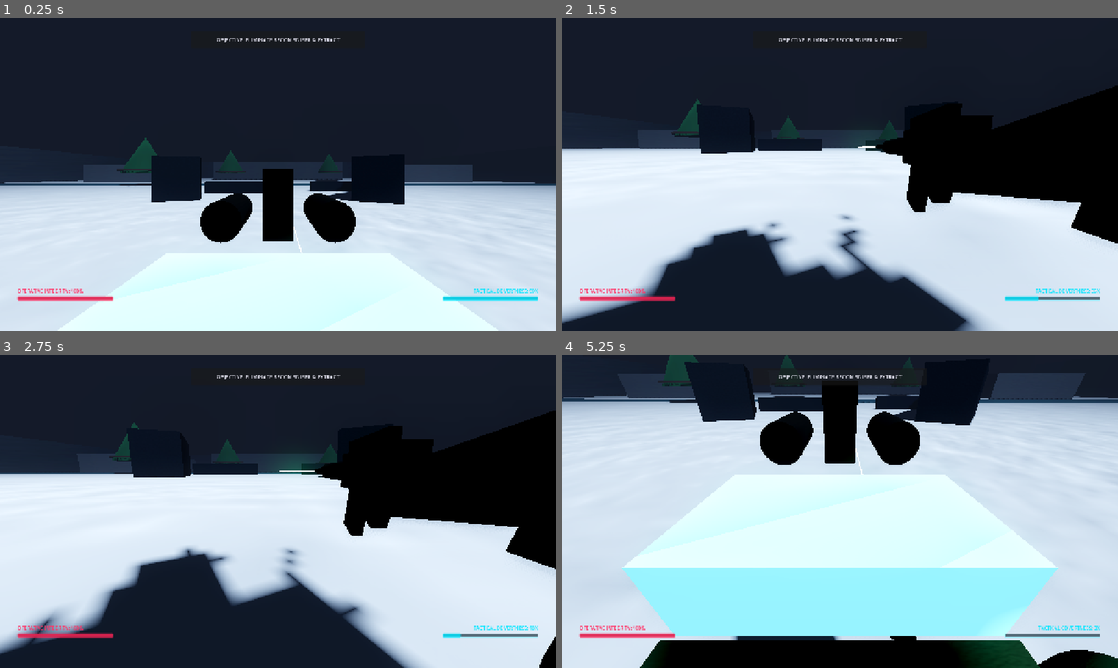
Above: before the commit, frames 1-4 (two rows, left to right).
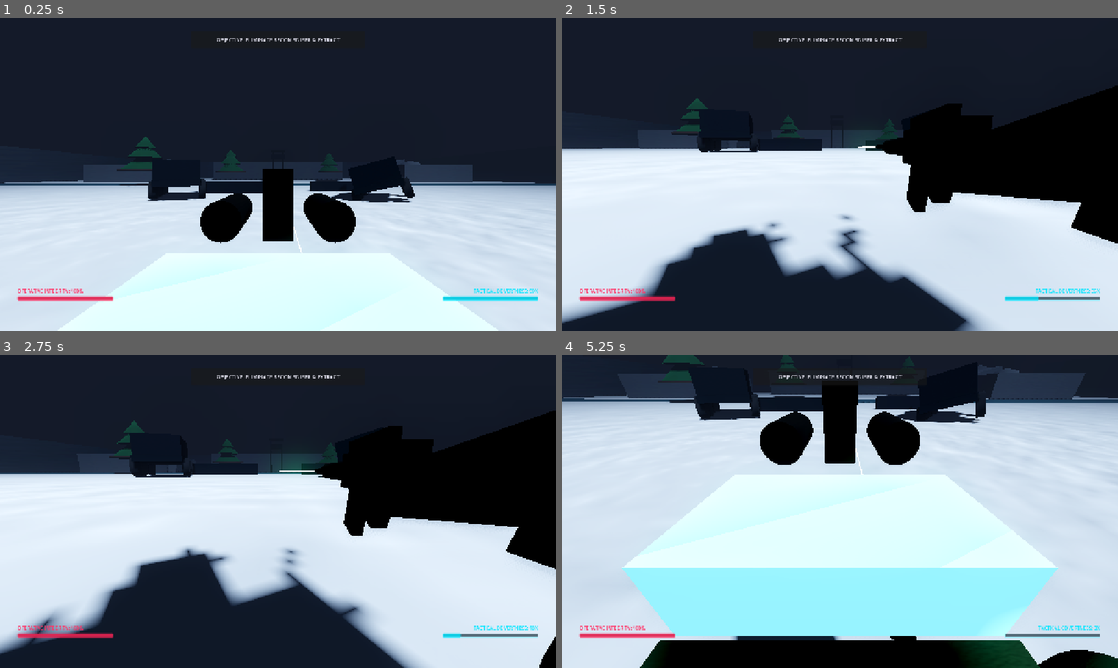
Above: after the commit, the same moments.

Repository: gamerdrift/gamerdrift.github.io
Game: Godot game, scene res://scenes/level_snowblow.tscn
Two runs of this game, one before a commit and one after it. Both use one fixed random seed, a clock stepped at 60 frames per second and the inputs below. This scene is started directly instead of the project's main scene.
Inputs (mouse positions are in pixels of both pictures, inside the frame that each line leads up to):
- Up to frame 1 (0.25 s): no input
- Up to frame 2 (1.5 s): tap Enter at 0.5 s; move the mouse to (962, 158) at 0.52 s; hold D 0.53-1.25 s; tap Z at 0.6 s; click (962, 158) at 0.67 s; tap Space at 0.77 s; drag from (728, 190) to (812, 237) at 1.27 s
- Up to frame 3 (2.75 s): move the mouse to (333, 442) at 2.02 s; hold D from 2.03 s (still down); hold Shift from 2.03 s (still down)
- Up to frame 4 (5.25 s): release D at 2.75 s; release Shift at 2.75 s; drag from (812, 574) to (673, 464) at 2.77 s; move the mouse to (1006, 558) at 3.52 s; hold A 3.53-4.25 s; hold Q 3.53-4.25 s; tap Space at 3.77 s; drag from (673, 464) to (756, 433) at 4.27 s; move the mouse to (867, 511) at 5.02 s; hold S from 5.03 s (still down); tap Z at 5.1 s; click (867, 511) at 5.17 s

The runs differ from the first frame. In frame 1, 0.8% of the frame differs, in the area x 21-76%, y 38-60%; in frame 2, 0.5%; in frame 3, 0.4%; in frame 4, 1.0%, in the area x 18-83%, y 0-23%.

Commit message:
feat(rogueghost): realistic graphics overhaul & watchtower searchlight in Snowblow level

Diff:
--- a/rogue_ghost/scenes/level_snowblow.tscn
+++ b/rogue_ghost/scenes/level_snowblow.tscn
@@ -7,6 +7,7 @@
 [ext_resource type="Script" path="res://scripts/white_reaper_ai.gd" id="6_boss_script"]
 [ext_resource type="Script" path="res://scripts/clue_evidence.gd" id="7_clue_script"]
 [ext_resource type="Script" path="res://scripts/weather_snow_system.gd" id="8_weather_script"]
+[ext_resource type="Script" path="res://scripts/watchtower_searchlight.gd" id="9_searchlight_script"]
 
 [sub_resource type="SphereShape3D" id="SphereShape3D_1"]
 radius = 4.0
@@ -104,6 +105,90 @@
 fog_light_color = Color(0.12, 0.14, 0.18, 1)
 fog_density = 0.04
 
+[sub_resource type="StandardMaterial3D" id="Material_Tire"]
+albedo_color = Color(0.08, 0.08, 0.09, 1)
+roughness = 0.9
+
+[sub_resource type="StandardMaterial3D" id="StandardMaterial3D_ReaperCamo"]
+albedo_color = Color(0.9, 0.92, 0.95, 1)
+roughness = 0.85
+normal_enabled = true
+normal_texture = SubResource("NoiseTexture_SnowNormal")
+
+[sub_resource type="StandardMaterial3D" id="StandardMaterial3D_ReaperVest"]
+albedo_color = Color(0.18, 0.2, 0.22, 1)
+roughness = 0.9
+normal_enabled = true
+normal_texture = SubResource("NoiseTexture_SnowNormal")
+
+[sub_resource type="StandardMaterial3D" id="StandardMaterial3D_ReaperGoggles"]
+albedo_color = Color(1, 0, 0, 1)
+transparency = 1
+emission_enabled = true
+emission = Color(1, 0, 0, 1)
+emission_energy_multiplier = 5.0
+
+[sub_resource type="StandardMaterial3D" id="StandardMaterial3D_SniperLaser"]
+albedo_color = Color(1, 0, 0, 1)
+transparency = 1
+emission_enabled = true
+emission = Color(1, 0, 0, 1)
+emission_energy_multiplier = 4.0
+
+[sub_resource type="CylinderMesh" id="CylinderMesh_SniperLaser"]
+material = SubResource("StandardMaterial3D_SniperLaser")
+top_radius = 0.005
+bottom_radius = 0.005
+height = 1.0
+
+[sub_resource type="BoxMesh" id="Reaper_TorsoMesh"]
+material = SubResource("StandardMaterial3D_ReaperCamo")
+size = Vector3(0.5, 0.7, 0.3)
+
+[sub_resource type="BoxMesh" id="Reaper_VestMesh"]
+material = SubResource("StandardMaterial3D_ReaperVest")
+size = Vector3(0.53, 0.55, 0.33)
+
+[sub_resource type="SphereMesh" id="Reaper_HeadMesh"]
+material = SubResource("StandardMaterial3D_ReaperVest")
+radius = 0.18
+height = 0.36
+
+[sub_resource type="BoxMesh" id="Reaper_GogglesMesh"]
+material = SubResource("StandardMaterial3D_ReaperGoggles")
+size = Vector3(0.24, 0.07, 0.14)
+
+[sub_resource type="CapsuleMesh" id="Reaper_ArmMesh"]
+material = SubResource("StandardMaterial3D_ReaperCamo")
+radius = 0.08
+height = 0.55
+
+[sub_resource type="CapsuleMesh" id="Reaper_LegMesh"]
+material = SubResource("StandardMaterial3D_ReaperCamo")
+radius = 0.1
+height = 0.75
+
+[sub_resource type="StandardMaterial3D" id="Material_SniperWeapon"]
+albedo_color = Color(0.08, 0.08, 0.1, 1)
+metallic = 0.8
+roughness = 0.3
+
+[sub_resource type="BoxMesh" id="Reaper_RifleReceiver"]
+material = SubResource("Material_SniperWeapon")
+size = Vector3(0.05, 0.08, 0.35)
+
+[sub_resource type="CylinderMesh" id="Reaper_RifleBarrel"]
+material = SubResource("Material_SniperWeapon")
+top_radius = 0.012
+bottom_radius = 0.012
+height = 0.6
+
+[sub_resource type="CylinderMesh" id="Reaper_RifleScope"]
+material = SubResource("Material_SniperWeapon")
+top_radius = 0.02
+bottom_radius = 0.02
+height = 0.25
+
 [node name="LevelSnowblow" type="Node3D" node_paths=PackedStringArray("target_exit_zone")]
 script = ExtResource("1_manager")
 target_exit_zone = NodePath("ExitZone")
@@ -163,11 +248,41 @@
 size = Vector3(15, 4, 25)
 material = SubResource("Material_Rock")
 
+[node name="LeftRock1" type="CSGSphere3D" parent="MapLayout"]
+transform = Transform3D(1, 0, 0, 0, 1, 0, 0, 0, 1, -31, 1.5, -6)
+radius = 3.5
+material = SubResource("Material_Rock")
+
+[node name="LeftRock2" type="CSGSphere3D" parent="MapLayout"]
+transform = Transform3D(1, 0, 0, 0, 1, 0, 0, 0, 1, -34, 2.5, -22)
+radius = 4.2
+material = SubResource("Material_Rock")
+
+[node name="LeftRock3" type="CSGBox3D" parent="MapLayout"]
+transform = Transform3D(0.965926, 0.258819, 0, -0.258819, 0.965926, 0, 0, 0, 1, -29, 2.2, -14)
+size = Vector3(8, 5, 8)
+material = SubResource("Material_Rock")
+
 [node name="RightRidge" type="CSGBox3D" parent="MapLayout"]
 transform = Transform3D(1, 0, 0, 0, 1, 0, 0, 0, 1, 35, 2, -15)
 size = Vector3(15, 4, 25)
 material = SubResource("Material_Rock")
 
+[node name="RightRock1" type="CSGSphere3D" parent="MapLayout"]
+transform = Transform3D(1, 0, 0, 0, 1, 0, 0, 0, 1, 31, 1.5, -6)
+radius = 3.5
+material = SubResource("Material_Rock")
+
+[node name="RightRock2" type="CSGSphere3D" parent="MapLayout"]
+transform = Transform3D(1, 0, 0, 0, 1, 0, 0, 0, 1, 34, 2.5, -22)
+radius = 4.2
+material = SubResource("Material_Rock")
+
+[node name="RightRock3" type="CSGBox3D" parent="MapLayout"]
+transform = Transform3D(0.965926, -0.258819, 0, 0.258819, 0.965926, 0, 0, 0, 1, 29, 2.2, -14)
+size = Vector3(8, 5, 8)
+material = SubResource("Material_Rock")
+
 [node name="SandbagsConvoy" type="CSGBox3D" parent="MapLayout" groups=["cover"]]
 transform = Transform3D(1, 0, 0, 0, 1, 0, 0, 0, 1, -4, 0.5, 22)
 size = Vector3(6, 1.2, 1)
@@ -178,14 +293,256 @@
 size = Vector3(5, 1.2, 1)
 material = SubResource("Material_Steel")
 
-[node name="TruckWreck1" type="CSGBox3D" parent="MapLayout"]
-transform = Transform3D(0.939693, 0, 0.34202, 0, 1, 0, -0.34202, 0, 0.939693, -8, 1.5, 25)
-size = Vector3(3, 3, 7)
-material = SubResource("Material_Steel")
-
-[node name="TruckWreck2" type="CSGBox3D" parent="MapLayout"]
-transform = Transform3D(0.866025, 0, -0.5, 0, 1, 0, 0.5, 0, 0.866025, 8, 1.5, 26)
-size = Vector3(3, 3, 7)
+[node name="TruckWreck1" type="CSGCombiner3D" parent="MapLayout"]
+transform = Transform3D(0.939693, 0, 0.34202, 0, 1, 0, -0.34202, 0, 0.939693, -8, 1.2, 25)
+
+[node name="Chassis" type="CSGBox3D" parent="MapLayout/TruckWreck1"]
+size = Vector3(3, 0.4, 7)
+material = SubResource("Material_Steel")
+
+[node name="Cabin" type="CSGBox3D" parent="MapLayout/TruckWreck1"]
+transform = Transform3D(1, 0, 0, 0, 1, 0, 0, 0, 1, 0, 1.0, -1.8)
+size = Vector3(2.8, 1.6, 2.2)
+material = SubResource("Material_Steel")
+
+[node name="WindshieldSub" type="CSGBox3D" parent="MapLayout/TruckWreck1/Cabin"]
+transform = Transform3D(1, 0, 0, 0, 1, 0, 0, 0, 1, 0, 0.4, -0.8)
+operation = 2
+size = Vector3(2.5, 0.8, 1.0)
+
+[node name="CargoBed" type="CSGBox3D" parent="MapLayout/TruckWreck1"]
+transform = Transform3D(1, 0, 0, 0, 1, 0, 0, 0, 1, 0, 0.9, 1.2)
+size = Vector3(2.9, 1.4, 4.2)
+material = SubResource("Material_Steel")
+
+[node name="CargoHollow" type="CSGBox3D" parent="MapLayout/TruckWreck1/CargoBed"]
+transform = Transform3D(1, 0, 0, 0, 1, 0, 0, 0, 1, 0, 0.2, 0)
+operation = 2
+size = Vector3(2.6, 1.4, 3.9)
+
+[node name="WheelFL" type="CSGCylinder3D" parent="MapLayout/TruckWreck1"]
+transform = Transform3D(-4.37114e-08, -1, 0, 1, -4.37114e-08, 0, 0, 0, 1, -1.6, -0.5, -2.0)
+radius = 0.65
+height = 0.45
+material = SubResource("Material_Tire")
+
+[node name="WheelFR" type="CSGCylinder3D" parent="MapLayout/TruckWreck1"]
+transform = Transform3D(-4.37114e-08, -1, 0, 1, -4.37114e-08, 0, 0, 0, 1, 1.6, -0.5, -2.0)
+radius = 0.65
+height = 0.45
+material = SubResource("Material_Tire")
+
+[node name="WheelML" type="CSGCylinder3D" parent="MapLayout/TruckWreck1"]
+transform = Transform3D(-4.37114e-08, -1, 0, 1, -4.37114e-08, 0, 0, 0, 1, -1.6, -0.5, 0.8)
+radius = 0.65
+height = 0.45
+material = SubResource("Material_Tire")
+
+[node name="WheelMR" type="CSGCylinder3D" parent="MapLayout/TruckWreck1"]
+transform = Transform3D(-4.37114e-08, -1, 0, 1, -4.37114e-08, 0, 0, 0, 1, 1.6, -0.5, 0.8)
+radius = 0.65
+height = 0.45
+material = SubResource("Material_Tire")
+
+[node name="WheelRL" type="CSGCylinder3D" parent="MapLayout/TruckWreck1"]
+transform = Transform3D(-4.37114e-08, -1, 0, 1, -4.37114e-08, 0, 0, 0, 1, -1.6, -0.5, 2.2)
+radius = 0.65
+height = 0.45
+material = SubResource("Material_Tire")
+
+[node name="WheelRR" type="CSGCylinder3D" parent="MapLayout/TruckWreck1"]
+transform = Transform3D(-4.37114e-08, -1, 0, 1, -4.37114e-08, 0, 0, 0, 1, 1.6, -0.5, 2.2)
+radius = 0.65
+height = 0.45
+material = SubResource("Material_Tire")
+
+[node name="HeadlightL" type="CSGSphere3D" parent="MapLayout/TruckWreck1"]
+transform = Transform3D(1, 0, 0, 0, 1, 0, 0, 0, 1, -1.0, 0.7, -2.95)
+radius = 0.16
+material = SubResource("StandardMaterial3D_1")
+
+[node name="HeadlightR" type="CSGSphere3D" parent="MapLayout/TruckWreck1"]
+transform = Transform3D(1, 0, 0, 0, 1, 0, 0, 0, 1, 1.0, 0.7, -2.95)
+radius = 0.16
+material = SubResource("StandardMaterial3D_1")
+
+[node name="TruckWreck2" type="CSGCombiner3D" parent="MapLayout"]
+transform = Transform3D(0.836516, -0.258819, -0.482963, 0.258819, 0.965926, 0, 0.46649, -0.125, 0.875, 8, 1.0, 26)
+
+[node name="Chassis" type="CSGBox3D" parent="MapLayout/TruckWreck2"]
+size = Vector3(3, 0.4, 7)
+material = SubResource("Material_Steel")
+
+[node name="Cabin" type="CSGBox3D" parent="MapLayout/TruckWreck2"]
+transform = Transform3D(1, 0, 0, 0, 1, 0, 0, 0, 1, 0, 1.0, -1.8)
+size = Vector3(2.8, 1.6, 2.2)
+material = SubResource("Material_Steel")
+
+[node name="WindshieldSub" type="CSGBox3D" parent="MapLayout/TruckWreck2/Cabin"]
+transform = Transform3D(1, 0, 0, 0, 1, 0, 0, 0, 1, 0, 0.4, -0.8)
+operation = 2
+size = Vector3(2.5, 0.8, 1.0)
+
+[node name="CargoBed" type="CSGBox3D" parent="MapLayout/TruckWreck2"]
+transform = Transform3D(1, 0, 0, 0, 1, 0, 0, 0, 1, 0, 0.9, 1.2)
+size = Vector3(2.9, 1.4, 4.2)
+material = SubResource("Material_Steel")
+
+[node name="CargoHollow" type="CSGBox3D" parent="MapLayout/TruckWreck2/CargoBed"]
+transform = Transform3D(1, 0, 0, 0, 1, 0, 0, 0, 1, 0, 0.2, 0)
+operation = 2
+size = Vector3(2.6, 1.4, 3.9)
+
+[node name="WheelFL" type="CSGCylinder3D" parent="MapLayout/TruckWreck2"]
+transform = Transform3D(-4.37114e-08, -1, 0, 1, -4.37114e-08, 0, 0, 0, 1, -1.6, -0.5, -2.0)
+radius = 0.65
+height = 0.45
+material = SubResource("Material_Tire")
+
+[node name="WheelFR" type="CSGCylinder3D" parent="MapLayout/TruckWreck2"]
+transform = Transform3D(-4.37114e-08, -1, 0, 1, -4.37114e-08, 0, 0, 0, 1, 1.6, -0.5, -2.0)
+radius = 0.65
+height = 0.45
+material = SubResource("Material_Tire")
+
+[node name="WheelML" type="CSGCylinder3D" parent="MapLayout/TruckWreck2"]
+transform = Transform3D(-4.37114e-08, -1, 0, 1, -4.37114e-08, 0, 0, 0, 1, -1.6, -0.5, 0.8)
+radius = 0.65
+height = 0.45
+material = SubResource("Material_Tire")
+
+[node name="WheelMR" type="CSGCylinder3D" parent="MapLayout/TruckWreck2"]
+transform = Transform3D(-4.37114e-08, -1, 0, 1, -4.37114e-08, 0, 0, 0, 1, 1.6, -0.5, 0.8)
+radius = 0.65
+height = 0.45
+material = SubResource("Material_Tire")
+
+[node name="WheelRL" type="CSGCylinder3D" parent="MapLayout/TruckWreck2"]
+transform = Transform3D(-4.37114e-08, -1, 0, 1, -4.37114e-08, 0, 0, 0, 1, -1.6, -0.5, 2.2)
+radius = 0.65
+height = 0.45
+material = SubResource("Material_Tire")
+
+[node name="WheelRR" type="CSGCylinder3D" parent="MapLayout/TruckWreck2"]
+transform = Transform3D(-4.37114e-08, -1, 0, 1, -4.37114e-08, 0, 0, 0, 1, 1.6, -0.5, 2.2)
+radius = 0.65
+height = 0.45
+material = SubResource("Material_Tire")
+
+[node name="HeadlightL" type="CSGSphere3D" parent="MapLayout/TruckWreck2"]
+transform = Transform3D(1, 0, 0, 0, 1, 0, 0, 0, 1, -1.0, 0.7, -2.95)
+radius = 0.16
+material = SubResource("StandardMaterial3D_1")
+
+[node name="HeadlightR" type="CSGSphere3D" parent="MapLayout/TruckWreck2"]
+transform = Transform3D(1, 0, 0, 0, 1, 0, 0, 0, 1, 1.0, 0.7, -2.95)
+radius = 0.16
+material = SubResource("StandardMaterial3D_1")
+
+[node name="Watchtower" type="CSGCombiner3D" parent="MapLayout"]
+transform = Transform3D(1, 0, 0, 0, 1, 0, 0, 0, 1, 0, 0, -12)
+
+[node name="PillarFL" type="CSGCylinder3D" parent="MapLayout/Watchtower"]
+transform = Transform3D(1, 0, 0, 0, 1, 0, 0, 0, 1, -1.4, 3.0, -1.4)
+radius = 0.12
+height = 6.0
+material = SubResource("Material_Steel")
+
+[node name="PillarFR" type="CSGCylinder3D" parent="MapLayout/Watchtower"]
+transform = Transform3D(1, 0, 0, 0, 1, 0, 0, 0, 1, 1.4, 3.0, -1.4)
+radius = 0.12
+height = 6.0
+material = SubResource("Material_Steel")
+
+[node name="PillarBL" type="CSGCylinder3D" parent="MapLayout/Watchtower"]
+transform = Transform3D(1, 0, 0, 0, 1, 0, 0, 0, 1, -1.4, 3.0, 1.4)
+radius = 0.12
+height = 6.0
+material = SubResource("Material_Steel")
+
+[node name="PillarBR" type="CSGCylinder3D" parent="MapLayout/Watchtower"]
+transform = Transform3D(1, 0, 0, 0, 1, 0, 0, 0, 1, 1.4, 3.0, 1.4)
+radius = 0.12
+height = 6.0
+material = SubResource("Material_Steel")
+
+[node name="Floor" type="CSGBox3D" parent="MapLayout/Watchtower"]
+transform = Transform3D(1, 0, 0, 0, 1, 0, 0, 0, 1, 0, 6.0, 0)
+size = Vector3(3.2, 0.2, 3.2)
+material = SubResource("Material_Steel")
+
+[node name="RailingF" type="CSGBox3D" parent="MapLayout/Watchtower"]
+transform = Transform3D(1, 0, 0, 0, 1, 0, 0, 0, 1, 0, 6.5, -1.55)
+size = Vector3(3.2, 0.8, 0.08)
+material = SubResource("Material_Steel")
+
+[node name="RailingB" type="CSGBox3D" parent="MapLayout/Watchtower"]
+transform = Transform3D(1, 0, 0, 0, 1, 0, 0, 0, 1, 0, 6.5, 1.55)
+size = Vector3(3.2, 0.8, 0.08)
+material = SubResource("Material_Steel")
+
+[node name="RailingL" type="CSGBox3D" parent="MapLayout/Watchtower"]
+transform = Transform3D(1, 0, 0, 0, 1, 0, 0, 0, 1, -1.55, 6.5, 0)
+size = Vector3(0.08, 0.8, 3.2)
+material = SubResource("Material_Steel")
+
+[node name="RailingR" type="CSGBox3D" parent="MapLayout/Watchtower"]
+transform = Transform3D(1, 0, 0, 0, 1, 0, 0, 0, 1, 1.55, 6.5, 0)
+size = Vector3(0.08, 0.8, 3.2)
+material = SubResource("Material_Steel")
+
+[node name="RoofPillarFL" type="CSGCylinder3D" parent="MapLayout/Watchtower"]
+transform = Transform3D(1, 0, 0, 0, 1, 0, 0, 0, 1, -1.4, 7.1, -1.4)
+radius = 0.05
+height = 2.0
+material = SubResource("Material_Steel")
+
+[node name="RoofPillarFR" type="CSGCylinder3D" parent="MapLayout/Watchtower"]
+transform = Transform3D(1, 0, 0, 0, 1, 0, 0, 0, 1, 1.4, 7.1, -1.4)
+radius = 0.05
+height = 2.0
+material = SubResource("Material_Steel")
+
+[node name="RoofPillarBL" type="CSGCylinder3D" parent="MapLayout/Watchtower"]
+transform = Transform3D(1, 0, 0, 0, 1, 0, 0, 0, 1, -1.4, 7.1, 1.4)
+radius = 0.05
+height = 2.0
+material = SubResource("Material_Steel")
+
+[node name="RoofPillarBR" type="CSGCylinder3D" parent="MapLayout/Watchtower"]
+transform = Transform3D(1, 0, 0, 0, 1, 0, 0, 0, 1, 1.4, 7.1, 1.4)
+radius = 0.05
+height = 2.0
+material = SubResource("Material_Steel")
+
+[node name="Roof" type="CSGBox3D" parent="MapLayout/Watchtower"]
+transform = Transform3D(1, 0, 0, 0, 1, 0, 0, 0, 1, 0, 8.1, 0)
+size = Vector3(3.4, 0.2, 3.4)
+material = SubResource("Material_Steel")
+
+[node name="LadderBar1" type="CSGBox3D" parent="MapLayout/Watchtower"]
+transform = Transform3D(1, 0, 0, 0, 1, 0, 0, 0, 1, -1.2, 1.0, 1.4)
+size = Vector3(0.4, 0.05, 0.05)
+material = SubResource("Material_Steel")
+
+[node name="LadderBar2" type="CSGBox3D" parent="MapLayout/Watchtower"]
+transform = Transform3D(1, 0, 0, 0, 1, 0, 0, 0, 1, -1.2, 2.0, 1.4)
+size = Vector3(0.4, 0.05, 0.05)
+material = SubResource("Material_Steel")
+
+[node name="LadderBar3" type="CSGBox3D" parent="MapLayout/Watchtower"]
+transform = Transform3D(1, 0, 0, 0, 1, 0, 0, 0, 1, -1.2, 3.0, 1.4)
+size = Vector3(0.4, 0.05, 0.05)
+material = SubResource("Material_Steel")
+
+[node name="LadderBar4" type="CSGBox3D" parent="MapLayout/Watchtower"]
+transform = Transform3D(1, 0, 0, 0, 1, 0, 0, 0, 1, -1.2, 4.0, 1.4)
+size = Vector3(0.4, 0.05, 0.05)
+material = SubResource("Material_Steel")
+
+[node name="LadderBar5" type="CSGBox3D" parent="MapLayout/Watchtower"]
+transform = Transform3D(1, 0, 0, 0, 1, 0, 0, 0, 1, -1.2, 5.0, 1.4)
+size = Vector3(0.4, 0.05, 0.05)
 material = SubResource("Material_Steel")
 
 [node name="PineTree1" type="Node3D" parent="."]
@@ -196,11 +553,25 @@
 mesh = SubResource("CylinderMesh_1")
 surface_material_override/0 = SubResource("Material_Wood")
 
-[node name="Foliage" type="CSGCylinder3D" parent="PineTree1" groups=["cover"]]
-transform = Transform3D(1, 0, 0, 0, 1, 0, 0, 0, 1, 0, 5, 0)
+[node name="FoliageLow" type="CSGCylinder3D" parent="PineTree1" groups=["cover"]]
+transform = Transform3D(1, 0, 0, 0, 1, 0, 0, 0, 1, 0, 4.0, 0)
 cone = true
 radius = 3.5
-height = 6.0
+height = 3.0
+material = SubResource("Material_Foliage")
+
+[node name="FoliageMid" type="CSGCylinder3D" parent="PineTree1" groups=["cover"]]
+transform = Transform3D(1, 0, 0, 0, 1, 0, 0, 0, 1, 0, 5.8, 0)
+cone = true
+radius = 2.6
+height = 2.5
+material = SubResource("Material_Foliage")
+
+[node name="FoliageHigh" type="CSGCylinder3D" parent="PineTree1" groups=["cover"]]
+transform = Transform3D(1, 0, 0, 0, 1, 0, 0, 0, 1, 0, 7.2, 0)
+cone = true
+radius = 1.6
+height = 2.0
 material = SubResource("Material_Foliage")
 
 [node name="PineTree2" type="Node3D" parent="."]
@@ -211,11 +582,25 @@
 mesh = SubResource("CylinderMesh_1")
 surface_material_override/0 = SubResource("Material_Wood")
 
-[node name="Foliage" type="CSGCylinder3D" parent="PineTree2" groups=["cover"]]
-transform = Transform3D(1, 0, 0, 0, 1, 0, 0, 0, 1, 0, 5, 0)
+[node name="FoliageLow" type="CSGCylinder3D" parent="PineTree2" groups=["cover"]]
+transform = Transform3D(1, 0, 0, 0, 1, 0, 0, 0, 1, 0, 4.0, 0)
 cone = true
 radius = 3.5
-height = 6.0
+height = 3.0
+material = SubResource("Material_Foliage")
+
+[node name="FoliageMid" type="CSGCylinder3D" parent="PineTree2" groups=["cover"]]
+transform = Transform3D(1, 0, 0, 0, 1, 0, 0, 0, 1, 0, 5.8, 0)
+cone = true
+radius = 2.6
+height = 2.5
+material = SubResource("Material_Foliage")
+
+[node name="FoliageHigh" type="CSGCylinder3D" parent="PineTree2" groups=["cover"]]
+transform = Transform3D(1, 0, 0, 0, 1, 0, 0, 0, 1, 0, 7.2, 0)
+cone = true
+radius = 1.6
+height = 2.0
 material = SubResource("Material_Foliage")
 
 [node name="PineTree3" type="Node3D" parent="."]
@@ -226,12 +611,39 @@
 mesh = SubResource("CylinderMesh_1")
 surface_material_override/0 = SubResource("Material_Wood")
 
-[node name="Foliage" type="CSGCylinder3D" parent="PineTree3" groups=["cover"]]
-transform = Transform3D(1, 0, 0, 0, 1, 0, 0, 0, 1, 0, 5, 0)
+[node name="FoliageLow" type="CSGCylinder3D" parent="PineTree3" groups=["cover"]]
+transform = Transform3D(1, 0, 0, 0, 1, 0, 0, 0, 1, 0, 4.0, 0)
 cone = true
 radius = 3.5
-height = 6.0
-material = SubResource("Material_Foliage")
+height = 3.0
+material = SubResource("Material_Foliage")
+
+[node name="FoliageMid" type="CSGCylinder3D" parent="PineTree3" groups=["cover"]]
+transform = Transform3D(1, 0, 0, 0, 1, 0, 0, 0, 1, 0, 5.8, 0)
+cone = true
+radius = 2.6
+height = 2.5
+material = SubResource("Material_Foliage")
+
+[node name="FoliageHigh" type="CSGCylinder3D" parent="PineTree3" groups=["cover"]]
+transform = Transform3D(1, 0, 0, 0, 1, 0, 0, 0, 1, 0, 7.2, 0)
+cone = true
+radius = 1.6
+height = 2.0
+material = SubResource("Material_Foliage")
+
+[node name="SearchlightFixture" type="Node3D" parent="."]
+transform = Transform3D(1, 0, 0, 0, 1, 0, 0, 0, 1, 0, 5.8, -12)
+
+[node name="WatchtowerLight" type="SpotLight3D" parent="SearchlightFixture"]
+transform = Transform3D(1, 0, 0, 0, 0.866025, 0.5, 0, -0.5, 0.866025, 0, 0, 0)
+script = ExtResource("9_searchlight_script")
+rotation_speed = 0.6
+sweep_angle = 35.0
+light_color = Color(1, 1, 0.9, 1)
+light_energy = 5.0
+spot_range = 35.0
+spot_angle = 20.0
 
 [node name="PlayerGhost" parent="." instance=ExtResource("2_player")]
 transform = Transform3D(1, 0, 0, 0, 1, 0, 0, 0, 1, 0, 1.2, 42)
@@ -267,6 +679,57 @@
 light_energy = 0.0
 spot_angle = 15.0
 
+[node name="Visuals" type="Node3D" parent="TheWhiteReaper"]
+
+[node name="Torso" type="MeshInstance3D" parent="TheWhiteReaper/Visuals"]
+transform = Transform3D(1, 0, 0, 0, 1, 0, 0, 0, 1, 0, 0.15, 0)
+mesh = SubResource("Reaper_TorsoMesh")
+
+[node name="TacticalVest" type="MeshInstance3D" parent="TheWhiteReaper/Visuals/Torso"]
+mesh = SubResource("Reaper_VestMesh")
+
+[node name="Head" type="MeshInstance3D" parent="TheWhiteReaper/Visuals"]
+transform = Transform3D(1, 0, 0, 0, 1, 0, 0, 0, 1, 0, 0.65, -0.02)
+mesh = SubResource("Reaper_HeadMesh")
+
+[node name="Goggles" type="MeshInstance3D" parent="TheWhiteReaper/Visuals/Head"]
+transform = Transform3D(1, 0, 0, 0, 1, 0, 0, 0, 1, 0, 0.03, -0.13)
+mesh = SubResource("Reaper_GogglesMesh")
+
+[node name="LeftArm" type="MeshInstance3D" parent="TheWhiteReaper/Visuals"]
+transform = Transform3D(1, 0, 0, 0, 1, 0, 0, 0, 1, -0.35, 0.2, 0)
+mesh = SubResource("Reaper_ArmMesh")
+
+[node name="RightArm" type="MeshInstance3D" parent="TheWhiteReaper/Visuals"]
+transform = Transform3D(0.965926, 0.258819, 0, -0.258819, 0.965926, 0, 0, 0, 1, 0.35, 0.2, -0.1)
+mesh = SubResource("Reaper_ArmMesh")
+
+[node name="LeftLeg" type="MeshInstance3D" parent="TheWhiteReaper/Visuals"]
+transform = Transform3D(1, 0, 0, 0, 1, 0, 0, 0, 1, -0.16, -0.4, 0)
+mesh = SubResource("Reaper_LegMesh")
+
+[node name="RightLeg" type="MeshInstance3D" parent="TheWhiteReaper/Visuals"]
+transform = Transform3D(1, 0, 0, 0, 1, 0, 0, 0, 1, 0.16, -0.4, 0)
+mesh = SubResource("Reaper_LegMesh")
+
+[node name="SniperRifle" type="Node3D" parent="TheWhiteReaper/Visuals"]
+transform = Transform3D(1, 0, 0, 0, 1, 0, 0, 0, 1, 0.18, 0.2, -0.4)
+
+[node name="Receiver" type="MeshInstance3D" parent="TheWhiteReaper/Visuals/SniperRifle"]
+mesh = SubResource("Reaper_RifleReceiver")
+
+[node name="Barrel" type="MeshInstance3D" parent="TheWhiteReaper/Visuals/SniperRifle"]
+transform = Transform3D(1, 0, 0, 0, -4.37114e-08, -1, 0, 1, -4.37114e-08, 0, 0.05, -0.4)
+mesh = SubResource("Reaper_RifleBarrel")
+
+[node name="Scope" type="MeshInstance3D" parent="TheWhiteReaper/Visuals/SniperRifle"]
+transform = Transform3D(1, 0, 0, 0, -4.37114e-08, -1, 0, 1, -4.37114e-08, 0, 0.12, -0.05)
+mesh = SubResource("Reaper_RifleScope")
+
+[node name="LaserBeam" type="MeshInstance3D" parent="TheWhiteReaper/Visuals/SniperRifle"]
+transform = Transform3D(1, 0, 0, 0, -4.37114e-08, -1, 0, 1, -4.37114e-08, 0, 0.05, -0.8)
+mesh = SubResource("CylinderMesh_SniperLaser")
+
 [node name="ClueShellCasing" type="Area3D" parent="."]
 transform = Transform3D(1, 0, 0, 0, 1, 0, 0, 0, 1, 0, 0.5, 30)
 script = ExtResource("7_clue_script")
--- /dev/null
+++ b/rogue_ghost/scripts/watchtower_searchlight.gd
@@ -0,0 +1,70 @@
+# ==============================================================================
+# RogueGhost: Watchtower Dynamic Searchlight Controller (Godot 4.6 GDScript)
+# ==============================================================================
+class_name WatchtowerSearchlight
+extends SpotLight3D
+
+@export var rotation_speed: float = 0.5
+@export var sweep_angle: float = 40.0 # Degrees left/right
+
+var base_rotation_y: float = 0.0
+var elapsed: float = 0.0
+var raycast: RayCast3D = null
+
+func _ready() -> void:
+	base_rotation_y = rotation.y
+
+	# Instantiate RayCast3D dynamically for stealth check
+	raycast = RayCast3D.new()
+	add_child(raycast)
+	raycast.enabled = true
+	raycast.exclude_parent = true
+	raycast.collide_with_bodies = true
+	raycast.collide_with_areas = false
+
+func _physics_process(delta: float) -> void:
+	elapsed += delta
+
+	# Sweep spotlight back and forth on a smooth sine wave
+	var target_angle = sin(elapsed * rotation_speed) * deg_to_rad(sweep_angle)
+	rotation.y = base_rotation_y + target_angle
+
+	var spotted = false
+
+	# Detect player using raycast
+	if raycast:
+		var players = get_tree().get_nodes_in_group("player")
+		if players.size() > 0:
+			var player = players[0] as PlayerGhost
+			if player and player.is_active:
+				# Target player's upper chest/head area
+				var player_target_pos = player.global_position + Vector3.UP * 0.8
+				raycast.target_position = raycast.to_local(player_target_pos)
+				raycast.force_raycast_update()
+
+				if raycast.is_colliding() and raycast.get_collider() == player:
+					# Check if player is within spotlight cone angle
+					var dir_to_player = (player_target_pos - global_position).normalized()
+					var light_forward = -global_transform.basis.z
+					var angle = rad_to_deg(dir_to_player.angle_to(light_forward))
+
+					# spot_angle is a standard property of SpotLight3D (representing half the cone)
+					if angle < spot_angle:
+						spotted = true
+						# Drain player stealth covertness dynamically
+						player.stealth_level = max(0.0, player.stealth_level - 50.0 * delta)
+						player.stealth_changed.emit(player.stealth_level, player.max_stealth)
+
+						# Trigger guard alarm awareness
+						var guards = get_tree().get_nodes_in_group("guards")
+						for guard in guards:
+							if guard.has_method("investigate_position"):
+								guard.call("investigate_position", player.global_position)
+
+	# Visual feed-back
+	if spotted:
+		light_color = Color(1.0, 0.0, 0.0) # Alarm Red
+		light_energy = 8.0
+	else:
+		light_color = Color(1.0, 1.0, 0.9) # Pale searchlight yellow
+		light_energy = 5.0
--- a/rogue_ghost/scripts/white_reaper_ai.gd
+++ b/rogue_ghost/scripts/white_reaper_ai.gd
@@ -47,6 +47,23 @@
 	# Combat loop
 	if active_player and active_player.is_active:
 		_process_combat_phases(delta)
+
+		var laser = get_node_or_null("Visuals/SniperRifle/LaserBeam")
+		if laser:
+			var can_target = (current_phase in [Phase.TRACKING, Phase.DUEL, Phase.STANDOFF])
+			laser.visible = can_target
+			if can_target:
+				var origin = global_position + Vector3(0.18, 1.2, -0.4)
+				var target = active_player.global_position + Vector3(0, 0.8, 0)
+				var distance = origin.distance_to(target)
+				var c_mesh = laser.mesh as CylinderMesh
+				if c_mesh:
+					c_mesh.height = distance
+				laser.position = Vector3(0, 0.2, -0.6 - (distance / 2.0))
+	else:
+		var laser = get_node_or_null("Visuals/SniperRifle/LaserBeam")
+		if laser:
+			laser.visible = false
 
 	# Decays and timers
 	if shot_cooldown > 0.0:
Not shown, added: rogue_ghost/scripts/watchtower_searchlight.gd.uid
Not shown, changed: public/games/rogueghost/index.pck
